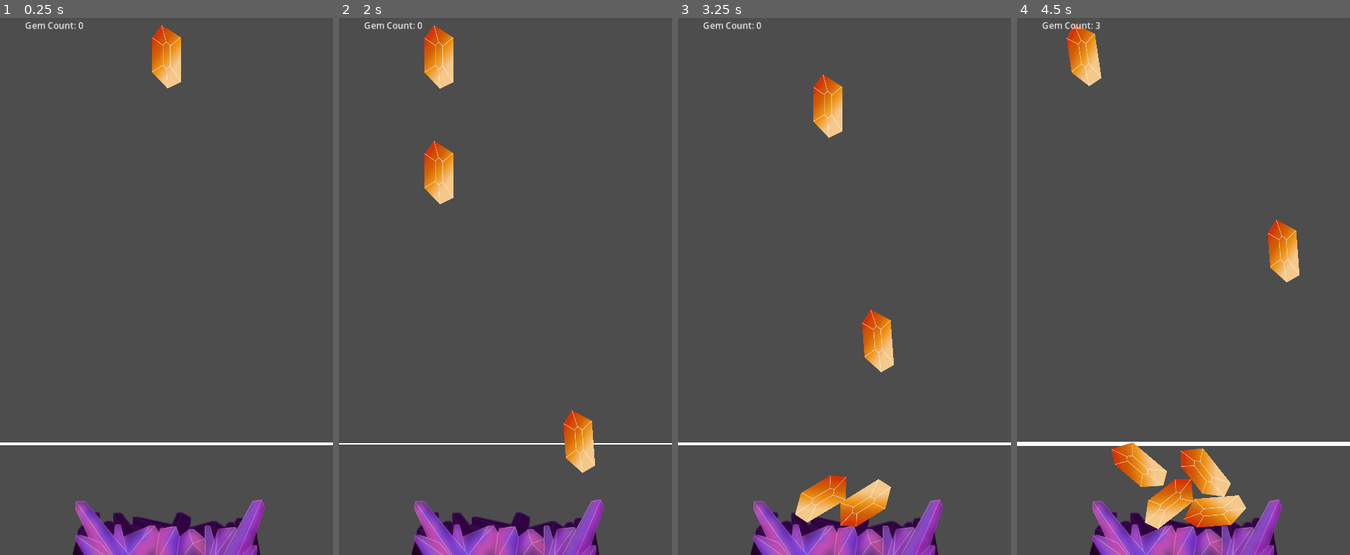
Above: before the commit, frames 1-4 (left to right).
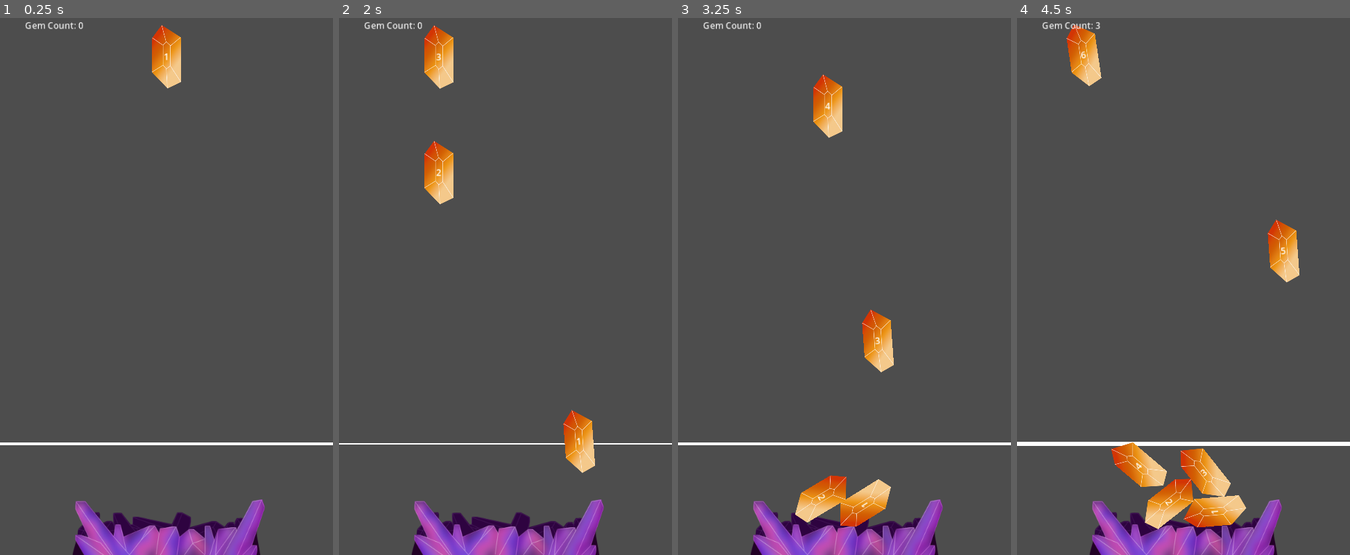
Above: after the commit, the same moments.

Repository: Valquest/Hoarder
Game: Godot game, scene res://scenes/game.tscn
Two runs of this game, one before a commit and one after it. Both use one fixed random seed, a clock stepped at 60 frames per second and the inputs below.
Inputs (mouse positions are in pixels of both pictures, inside the frame that each line leads up to):
- Up to frame 1 (0.25 s): no input
- Up to frame 2 (2 s): move the mouse to (578, 248) at 0.52 s; click (578, 248) at 0.67 s; move the mouse to (438, 302) at 1.27 s; click (438, 302) at 1.42 s
- Up to frame 3 (3.25 s): move the mouse to (877, 152) at 2.02 s; click (877, 152) at 2.17 s; move the mouse to (827, 388) at 2.77 s; click (827, 388) at 2.92 s
- Up to frame 4 (4.5 s): move the mouse to (1283, 361) at 3.52 s; click (1283, 361) at 3.67 s; move the mouse to (1083, 195) at 4.27 s; click (1083, 195) at 4.42 s

The runs differ from the first frame. In frame 1, less than 0.1% of the frame differs, in the area x 49-51%, y 6-8%; in frame 2, less than 0.1%; in frame 3, less than 0.1%; in frame 4, less than 0.1%, in the area x 19-81%, y 6-93%.

Commit message:
Progress
Found a bug that stopped camera movement progress at some point in y axis.

Optimized how "gems" group is managed, cleared unnecessary gems and cleared frozen gems as they are no longer going to move and are not relevant to the group.

Diff:
--- a/scenes/game.tscn
+++ b/scenes/game.tscn
@@ -10,6 +10,7 @@
 point_count = 1
 
 [sub_resource type="RectangleShape2D" id="RectangleShape2D_d4xu6"]
+size = Vector2(20, 797)
 
 [node name="Game" type="Node2D"]
 script = ExtResource("1_7p4me")
@@ -48,6 +49,6 @@
 script = ExtResource("4_5c08j")
 
 [node name="CollisionShape2D" type="CollisionShape2D" parent="Line2D/Area2D"]
-position = Vector2(300, 787)
+position = Vector2(300, 398.5)
 scale = Vector2(29.92, 1)
 shape = SubResource("RectangleShape2D_d4xu6")
--- a/scenes/gems/amber_gem.tscn
+++ b/scenes/gems/amber_gem.tscn
@@ -13,3 +13,10 @@
 
 [node name="Sprite2D" parent="CollisionPolygon2D" index="0"]
 texture = ExtResource("3_mkxir")
+
+[node name="Label" type="Label" parent="." index="2"]
+offset_left = -20.0
+offset_top = -12.0
+offset_right = 20.0
+offset_bottom = 11.0
+horizontal_alignment = 1
--- a/scripts/area_2d.gd
+++ b/scripts/area_2d.gd
@@ -64,13 +64,21 @@
 
 # Function to freeze all currently visible and settled gems
 func freeze_all_gems():
+	var highest_frozen_gem = null
 	for gem in get_tree().get_nodes_in_group("gems"):
 		# Check if the gem is visible and has landed
 		if gem.is_visible_in_tree() and gem.landed:
-			gem.freeze = true  # Freeze only gems that have landed
-	print("All settled gems frozen!")
+			if highest_frozen_gem == null:
+				highest_frozen_gem = gem
+				gem.freeze = true  # Freeze only gems that have landed
+			elif gem.global_position.y < highest_frozen_gem.global_position.y:
+				highest_frozen_gem.remove_from_group("gems")
+				highest_frozen_gem = gem
+				gem.freeze = true  # Freeze only gems that have landed
+			else:
+				gem.freeze = true  # Freeze only gems that have landed
+				gem.remove_from_group("gems")
 	gem_timer.clear()
-
 
 # Function to move the Line2D upwards
 func move_line_upwards():
--- a/scripts/game.gd
+++ b/scripts/game.gd
@@ -3,6 +3,12 @@
 var current_gem = null
 var can_spawn_gem = true
 var gem_count = 0
+
+# Debug line
+var total_gems = 0
+
+# Global variable that tracks highest gem object
+var highest_gem = null
 
 var last_rotation_angle = 0 # Gem rotation angle for keeping all gems on the same angle on spawn
 
@@ -14,6 +20,11 @@
 # Function to spawn a new gem (spawns amber gem)
 func spawn_gem():
 	current_gem = gem_scene.instantiate()
+
+	# Debug line
+	total_gems += 1
+	var gem_label = current_gem.get_node("Label")
+	gem_label.text = str(total_gems)
 
 	# Get previous gems rotation angle
 	current_gem.rotation_degrees = last_rotation_angle
@@ -63,7 +74,6 @@
 		current_gem.position = Vector2(get_viewport().get_mouse_position().x, lerp(current_gem_position, camera_top, 0.1))
 
 	if gem_count > 0:
-		var highest_gem = find_highest_gem()
 		if highest_gem:
 			# Move the camera to follow the highest gem
 			var target_y = highest_gem.global_position.y  # Adjust this value as needed
@@ -71,15 +81,13 @@
 				camera.position.y = lerp(camera.position.y, target_y - 200, 0.1)
 
 func find_highest_gem():
-	var highest_gem = null
-	var highest_y = INF
-
 	for gem in get_tree().get_nodes_in_group("gems"):
 		if gem.landed:
-			if gem.global_position.y < highest_y:
-				highest_y = gem.global_position.y
+			var current_gem_y = gem.global_position.y
+			if highest_gem == null and current_gem_y < get_viewport_rect().size.y:
 				highest_gem = gem
-
+			elif highest_gem.global_position.y > current_gem_y:
+				highest_gem = gem
 	return highest_gem
 
 # Spawn the first gem when the game starts
--- a/scripts/gem_base.gd
+++ b/scripts/gem_base.gd
@@ -4,6 +4,7 @@
 var is_dropping = false
 var landed = false
 var is_on_screen = true
+var gem_id = 0
 
 @onready var game_node = get_node("/root/Game")
 @onready var counter_label = game_node.get_node("CanvasLayer/CanvasGroup/GemCountLabel")
@@ -55,7 +56,7 @@
 
 	# Increment gem counter
 	if is_dropping and not landed:
-		if abs(linear_velocity.y) < 1.0 and global_position.y > 150:  # Adjust Y position threshold if necessary
+		if abs(linear_velocity.y) < 1.0: #and global_position.y > 150:  # Adjust Y position threshold if necessary
 			mark_as_landed()
 
 	# Decrement gem counter
@@ -67,6 +68,7 @@
 		for gem in other_gems:
 			if is_instance_valid(gem):
 				gem.other_gems.erase(self)
+		game_node.highest_gem = game_node.find_highest_gem()
 		queue_free()  # Remove the gem from the scene
 
 # Handle mouse input
@@ -86,6 +88,8 @@
 		landed = true
 		# Increment the gem counter
 		game_node.increment_gem_count()
+		# Re-evalaute which gem is now the highest
+		game_node.highest_gem = game_node.find_highest_gem()
 
 # Disable collisions initially by setting collision layers and masks to 0
 func disable_collisions():
